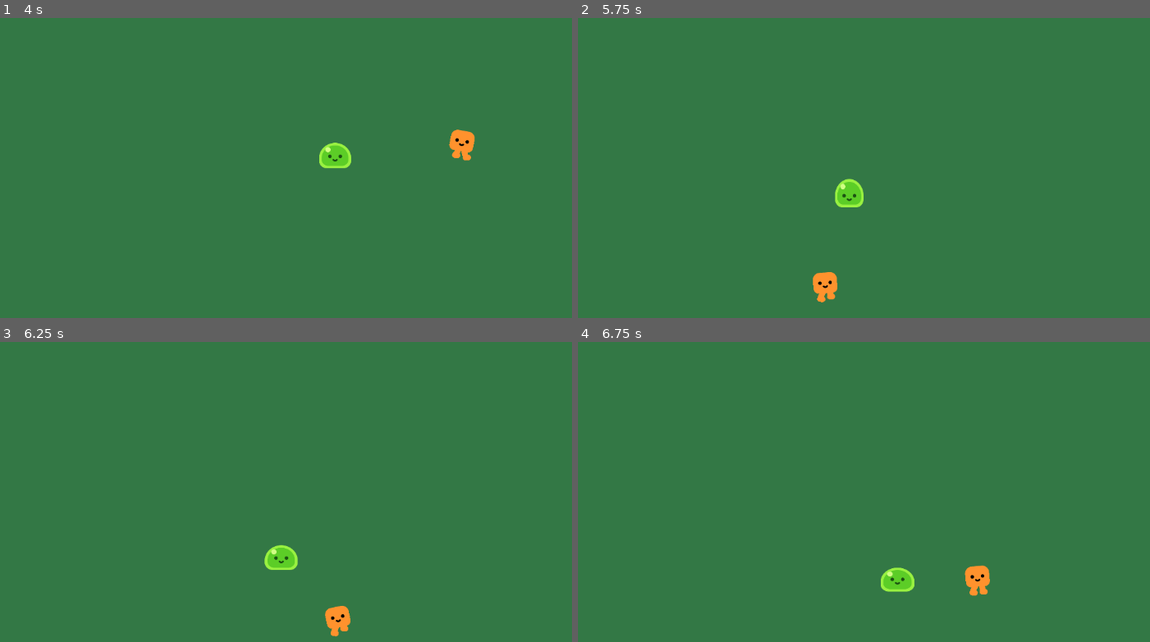
Above: before the commit, frames 1-4 (two rows, left to right).
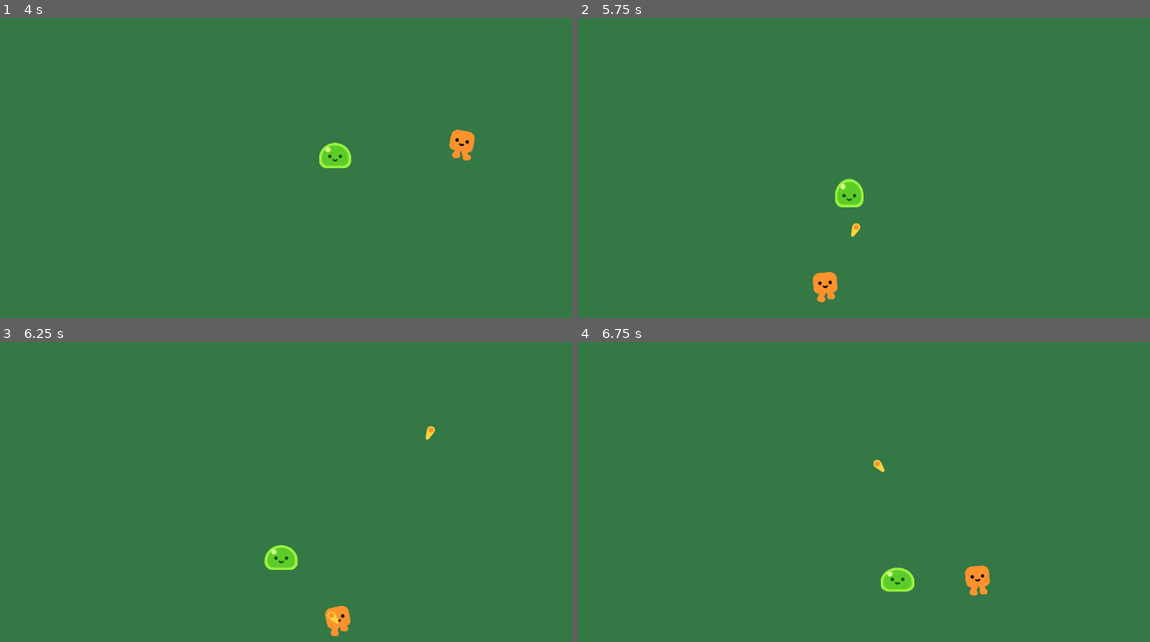
Above: after the commit, the same moments.

Repository: Nalmeder/idleshmup
Game: Godot game, scene res://idleschmup_game.tscn
Same seed, same stepped clock (60 frames per second), same inputs: the game is played once before the commit and once after it.
Inputs:
- Up to frame 1 (4 s): hold Right (right) 0.53-1.28 s; hold Down (down) 1.28-2.03 s; hold Right (right) 2.03-2.78 s; hold Up (up) 2.78-3.53 s; hold Left (left) from 3.53 s (still down)
- Up to frame 2 (5.75 s): release Left (left) at 5.03 s; hold Down (down) from 5.03 s (still down)
- Up to frame 3 (6.25 s): release Down (down) at 5.78 s; hold Right (right) from 5.78 s (still down)
- Up to frame 4 (6.75 s): release Right (right) at 6.53 s; hold Up (up) from 6.53 s (still down)

Frame 1 is identical in both runs. In frame 2, less than 0.1% of the frame differs, in the area x 47-50%, y 68-73%; in frame 3, less than 0.1%, in the area x 57-77%, y 27-94%; in frame 4, less than 0.1%.

Commit message:
bullets work, but their position (not velocity) is tied to the player

Diff:
--- a/Attacks/bullet.gd
+++ b/Attacks/bullet.gd
@@ -1,6 +1,6 @@
 extends Area2D
 
-var RANGE = 600
+var RANGE = 1000
 var SPEED = 1000
 var travelled_distance = 0
 
--- a/attack_range.gd
+++ b/attack_range.gd
@@ -4,13 +4,28 @@
 	var enemies_in_range = get_overlapping_bodies()
 	if enemies_in_range.size() > 0:
 		var target_enemy = enemies_in_range[0]
-		print("in range", target_enemy.global_position)
-		shoot()
+		# print("in range", target_enemy.global_position)
+		# print("player", $"..".global_position)
+		if $Timer.time_left <= 0.05:
+			shoot(target_enemy)
 
+
+func shoot(body):
+	const BULLET = preload("res://Attacks/bullet.tscn")  # make projectile by loading scene
+	var new_bullet = BULLET.instantiate()                # instantiate the scene
+	var direction = global_position.direction_to(body.global_position)
+	new_bullet.rotation = direction.angle()
+	new_bullet.global_position.y = new_bullet.global_position.y - 30
+	add_child(new_bullet)                                # create instance of projectile on node
+	$Timer.start()
+
+
+
+"""
+not used, but I predict a problem later that using these incorrectly spawning bullets may help debug
 func shoot():
-	print("BANG")
 	const BULLET = preload("res://Attacks/bullet.tscn")  # make projectile by loading scene
-	var player_location = $"..".global_position
 	var new_bullet = BULLET.instantiate()                # instantiate the scene
-	new_bullet.global_position = player_location         # set position of instantiated scene
+	new_bullet.global_position = $"..".global_position   # set position of instantiated scene
 	$"..".add_child(new_bullet)                          # create instance of projectile on node
+"""
--- a/idleschmup_game.tscn
+++ b/idleschmup_game.tscn
@@ -28,6 +28,9 @@
 scale = Vector2(30, 30)
 shape = SubResource("CircleShape2D_c10p2")
 
+[node name="Timer" type="Timer" parent="Player/attack_range"]
+wait_time = 0.75
+
 [node name="Camera2D" type="Camera2D" parent="."]
 position = Vector2(1137, 629)
 zoom = Vector2(0.51, 0.51)
